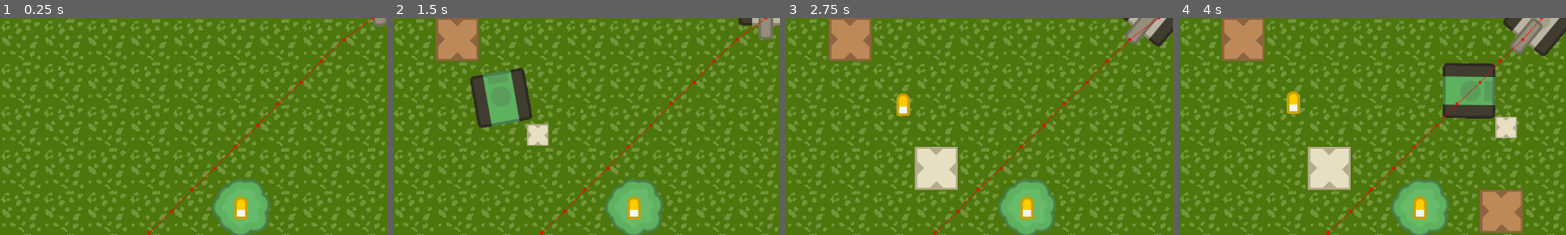
Above: before the commit, frames 1-4 (left to right).
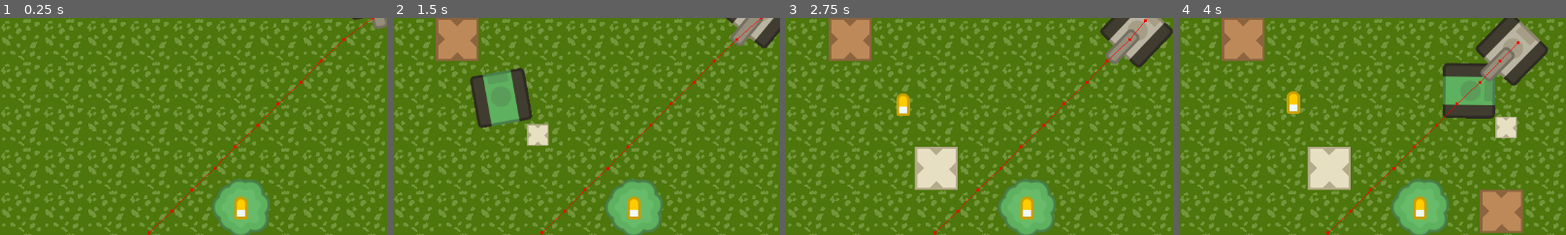
Above: after the commit, the same moments.

Repository: gerep/wall-and-order
Game: Godot game, scene res://scenes/level/level.tscn
The game is run twice, just before and just after one commit, with the same random seed, the same clock (stepped at 60 frames per second) and the same inputs.
Inputs:
- Up to frame 1 (0.25 s): no input
- Up to frame 2 (1.5 s): tap Enter at 0.5 s; hold Right (ui_right) 0.53-1.28 s; hold Space (place) 0.53-1.28 s; hold Down (ui_down) from 1.28 s (still down); tap Space (place) at 1.35 s
- Up to frame 3 (2.75 s): release Down (ui_down) at 2.03 s; hold Right (ui_right) from 2.03 s (still down); hold Space (place) from 2.03 s (still down)
- Up to frame 4 (4 s): release Right (ui_right) at 2.78 s; release Space (place) at 2.78 s; hold Up (ui_up) 2.78-3.53 s; tap Space (place) at 2.85 s; hold Left (ui_left) from 3.53 s (still down); hold Space (place) from 3.53 s (still down)
The pictures show only the part of the screen within x 50-100%, y 0-50%; the shares and areas given below are measured in that part.

The runs differ from the first frame. In frame 1, less than 0.1% of the frame differs, in the area x 90-100%, y 0-6%; in frame 2, 1.4%; in frame 3, 2.3%; in frame 4, 4.1%, in the area x 76-100%, y 0-32%.

Commit message:
update enemy speed

Diff:
--- a/scenes/enemies/brick/brick_enemy.tscn
+++ b/scenes/enemies/brick/brick_enemy.tscn
@@ -4,7 +4,7 @@
 [ext_resource type="Texture2D" uid="uid://befap2be83oa3" path="res://assets/Tanks/barrelRed_outline.png" id="2_jy2d8"]
 
 [node name="BrickEnemy" unique_id=1028931331 instance=ExtResource("1_6bpvv")]
-speed = 10.0
+speed = 30.0
 
 [node name="Cannon" parent="." index="6" unique_id=257077008]
 texture = ExtResource("2_jy2d8")
--- a/scenes/enemies/stone/stone_enemy.tscn
+++ b/scenes/enemies/stone/stone_enemy.tscn
@@ -4,7 +4,7 @@
 [ext_resource type="Texture2D" uid="uid://d0utljaj74wjd" path="res://assets/Tanks/tankBeige_outline.png" id="2_khdt3"]
 
 [node name="StoneEnemy" unique_id=1028931331 instance=ExtResource("1_w5dt5")]
-speed = 15.0
+speed = 30.0
 wall_type = 1
 
 [node name="Sprite2D" parent="." index="0" unique_id=428788154]
